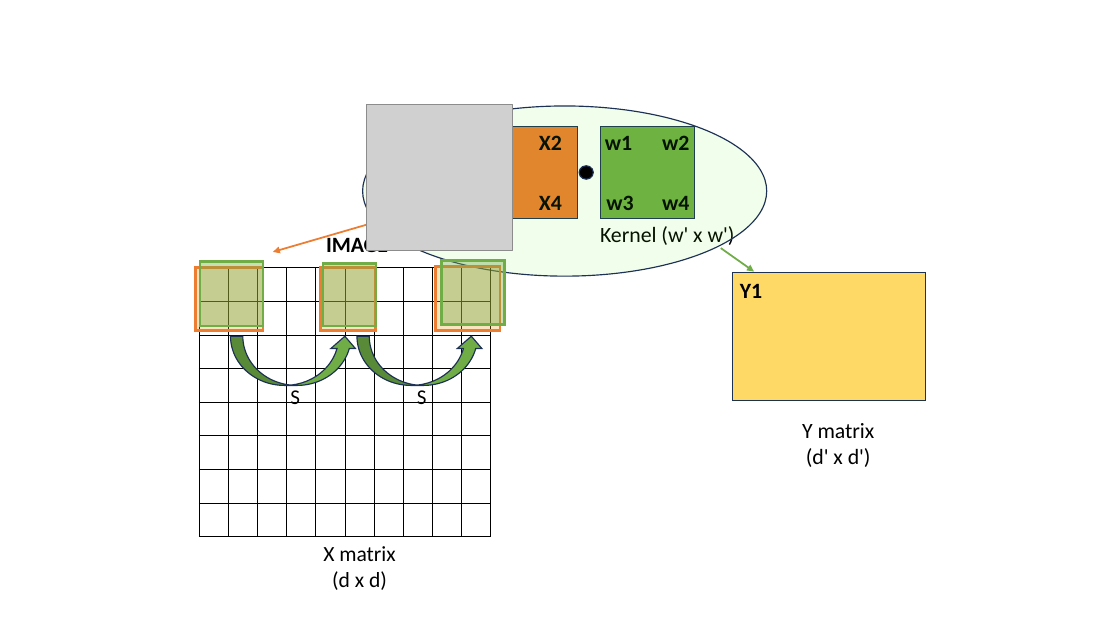
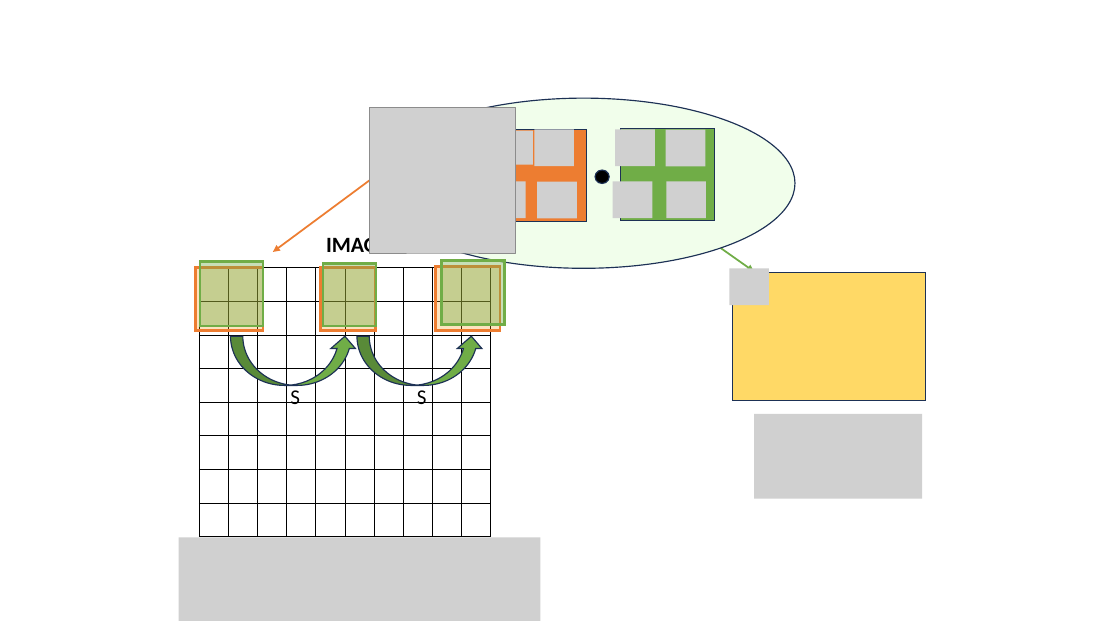
Before and after one commit to rtealwitter/deeplearning2025, a slide deck: slide 7 of notes/images.pptx. Drawn at 1120x630 pixels with LibreOffice and Linux fonts; fonts in the diff are those of the drawing; grey boxes stand for pictures. Boxes give left, top, right and bottom in pixels: in the first picture for what was removed or moved away, otherwise in the second. Text is boxed around its words. In the diff, an @@ line names an element or a change of style, - is before the commit and + after.

Commit message:
forgot to add new images file

```diff
--- a/notes/images.pptx
+++ b/notes/images.pptx
@@ picture: place and size @@
-picture at (367,104,513,250)
+picture at (370,108,516,254)
@@ ellipse: place and size @@
-ellipse at (363,106,767,276)
+ellipse at (372,98,795,269)
@@ rectangle: place and size @@
-rectangle at (477,126,577,218)
+rectangle at (486,129,586,222)
@@ picture added at (489,131,533,165) @@
@@ picture added at (534,129,574,166) @@
@@ text removed at (539,135,562,150) @@
-X2
@@ text removed at (605,136,632,150) @@
-w1
@@ picture added at (615,129,655,166) @@
@@ rectangle: place and size @@
-rectangle at (601,126,695,218)
+rectangle at (621,129,715,221)
@@ text removed at (662,135,689,150) @@
-w2
@@ picture added at (666,129,706,166) @@
@@ ellipse: place and size @@
-ellipse at (579,166,593,179)
+ellipse at (595,170,609,183)
@@ arrow moved from (453, 200) - (273, 252) to (370, 180) - (273, 252) @@
@@ picture added at (486,181,526,218) @@
@@ picture added at (538,181,577,218) @@
@@ text removed at (539,196,562,210) @@
-X4
@@ text removed at (606,195,633,210) @@
-w3
@@ picture added at (613,181,652,218) @@
@@ text removed at (662,196,689,210) @@
-w4
@@ picture added at (666,181,706,218) @@
@@ text removed at (600,226,735,249) @@
-Kernel (w' x w')
@@ picture added at (729,268,769,305) @@
@@ text removed at (740,283,762,298) @@
-Y1
@@ picture added at (755,414,923,499) @@
@@ text removed at (802,423,875,467) @@
-Y matrix
-(d' x d')
@@ picture added at (179,538,541,621) @@
@@ text removed at (323,546,395,590) @@
-X matrix
-(d x d)
```
Also in this commit, not shown: 5 other slides changed, 1 slide added, 1 slide removed.
